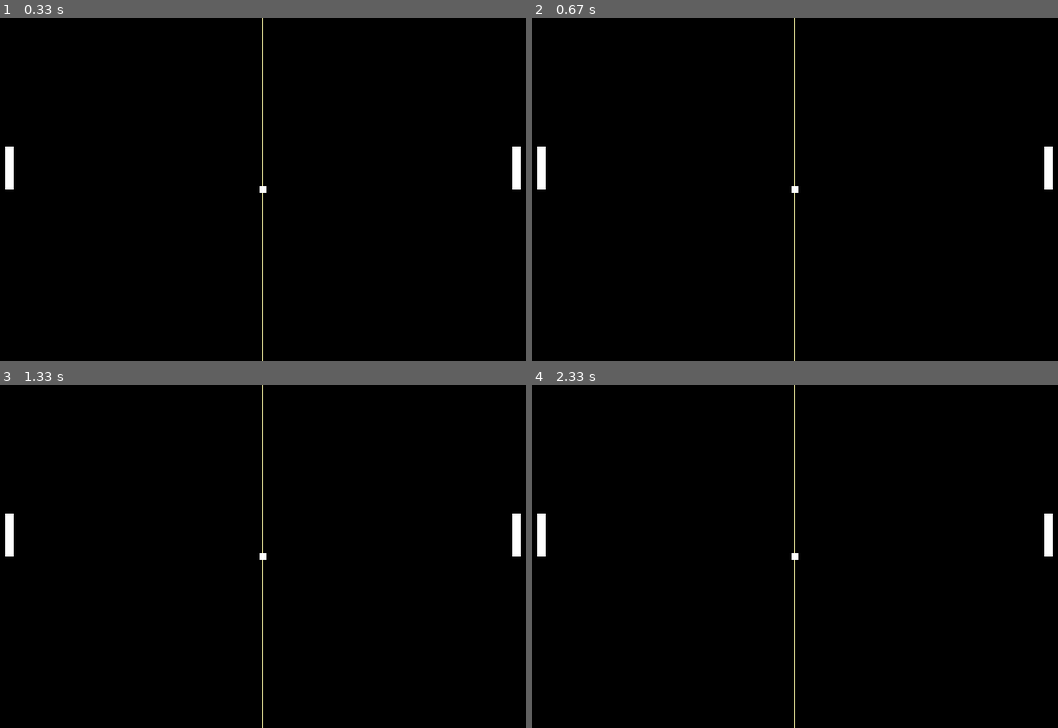
Above: before the commit, frames 1-4 (two rows, left to right).
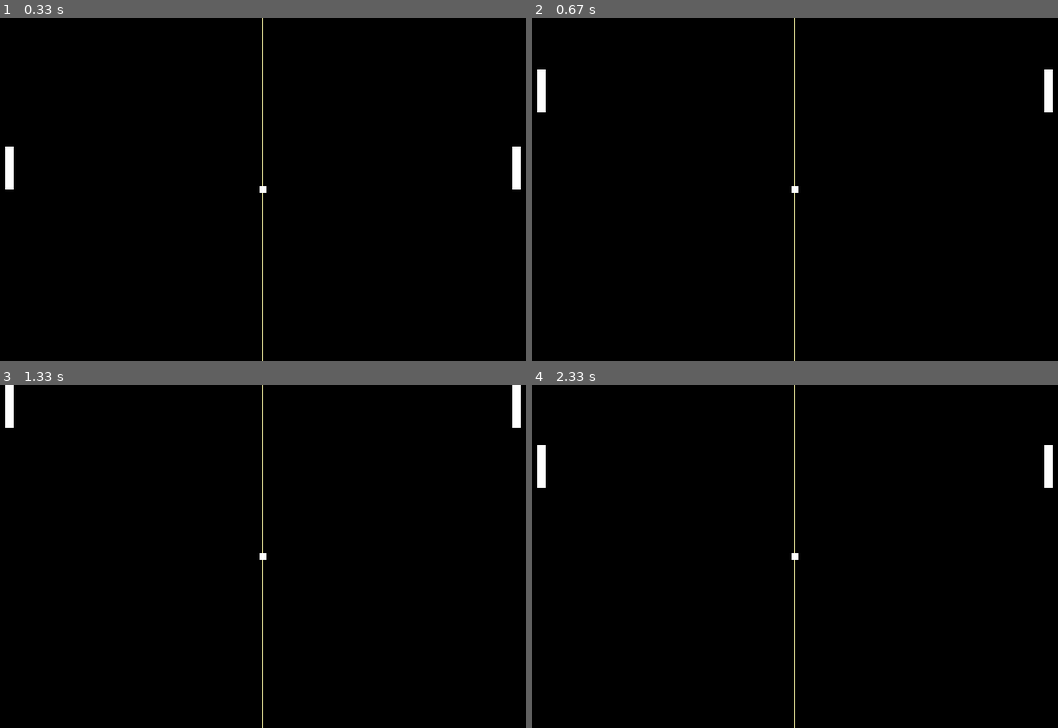
Above: after the commit, the same moments.

Repository: bonnie-o7/pong
Game: pygame game, started from pong.py
Two runs of this game, one before a commit and one after it. Both use one fixed random seed, a clock stepped at 60 frames per second and the inputs below.
Inputs:
- Up to frame 1 (0.33 s): no input
- Up to frame 2 (0.67 s): hold W from 0.33 s (still down); hold Up from 0.33 s (still down)
- Up to frame 3 (1.33 s): release W at 0.8 s; release Up at 0.8 s; hold Up 0.83-1.3 s; hold W 0.83-1.3 s
- Up to frame 4 (2.33 s): hold Down 1.33-1.63 s; hold S 1.33-1.63 s; hold Up 1.67-2.03 s; hold W 1.67-2.03 s; hold Down from 2.07 s (still down); hold S from 2.07 s (still down)

Frame 1 is identical in both runs. In frame 2, 0.8% of the frame differs, in the area x 0-100%, y 15-50%; in frame 3, 0.8%; in frame 4, 0.8%.

Commit message:
paddles move and dont go off screen

Diff:
--- a/pong.py
+++ b/pong.py
@@ -27,12 +27,29 @@
 
     pygame.draw.rect(screen, white, b, 0)
 
+def move_paddles(paddle1, paddle2):
+    keys = pygame.key.get_pressed()
+    if keys[pygame.K_UP] and not keys[pygame.K_DOWN]:
+        if paddle1.top - 10 >= 0:
+            paddle1 = paddle1.move(0, -10)
+    if keys[pygame.K_DOWN] and not keys[pygame.K_UP]:
+        if paddle1.bottom + 10 <= 400:
+            paddle1 = paddle1.move(0, 10)
+    if keys[pygame.K_w] and not keys[pygame.K_s]:
+        if paddle2.top - 10 >= 0:
+            paddle2 = paddle2.move(0, -10)
+    if keys[pygame.K_s] and not keys[pygame.K_w]:
+        if paddle2.bottom + 10 <= 400:
+            paddle2 = paddle2.move(0, 10)
+    return paddle1, paddle2
 
 while True:
     for event in pygame.event.get():
         if event.type == pygame.QUIT:
             pygame.quit(); sys.exit()
 
+    paddle1, paddle2 = move_paddles(paddle1, paddle2)
+
     screen.fill(black)
     draw(paddle1, paddle2, ball)
 
